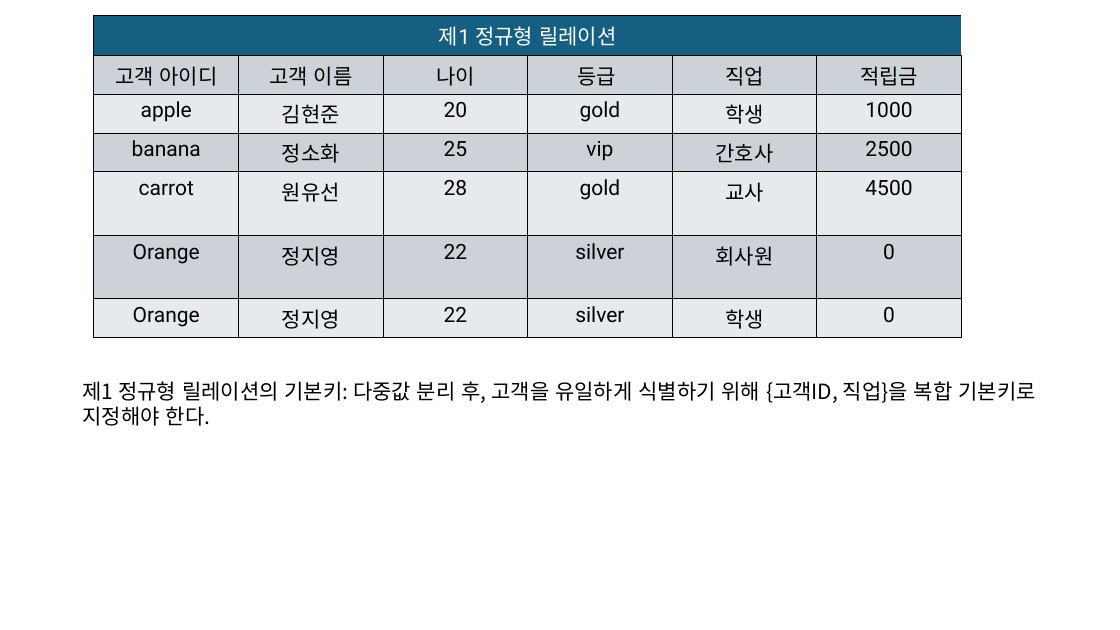
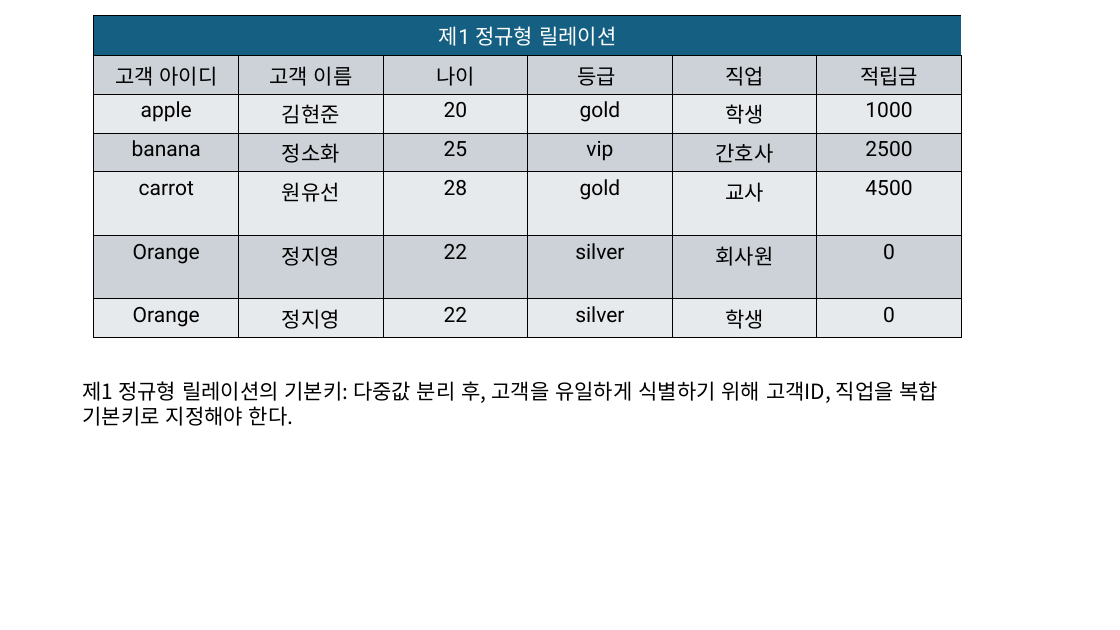
Before and after one commit to Goldstargreat/DB_2025-2, a slide deck: slide 2 of 1124.pptx. Drawn at 1120x630 pixels with LibreOffice and Linux fonts; fonts in the diff are those of the drawing. Boxes give left, top, right and bottom in pixels: in the first picture for what was removed or moved away, otherwise in the second. Text is boxed around its words. In the diff, an @@ line names an element or a change of style, - is before the commit and + after.

Commit message:
정규화 실습

```diff
--- a/1124.pptx
+++ b/1124.pptx
@@ text at box(83, 381, 939, 426): text changed @@
-제1 정규형 릴레이션의 기본키: 다중값 분리 후, 고객을 유일하게 식별하기 위해 {고객ID, 직업}을 복합 기본키로 지정해야 한다.
+제1 정규형 릴레이션의 기본키: 다중값 분리 후, 고객을 유일하게 식별하기 위해 고객ID, 직업을 복합
+기본키로 지정해야 한다.
```
Also in this commit, not shown: 1 other slide changed.
